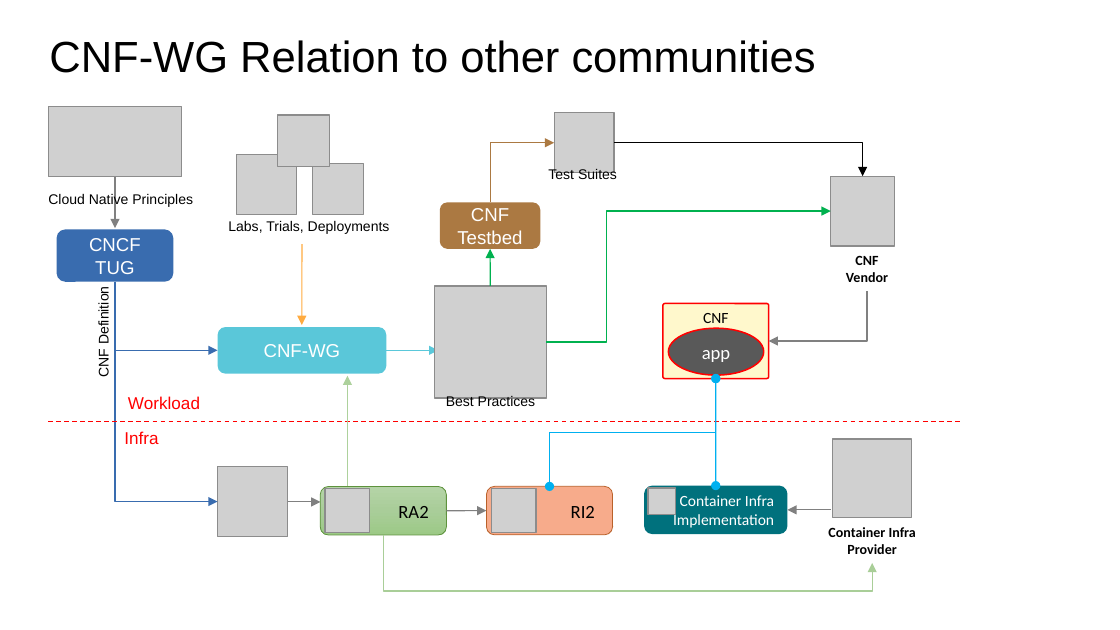
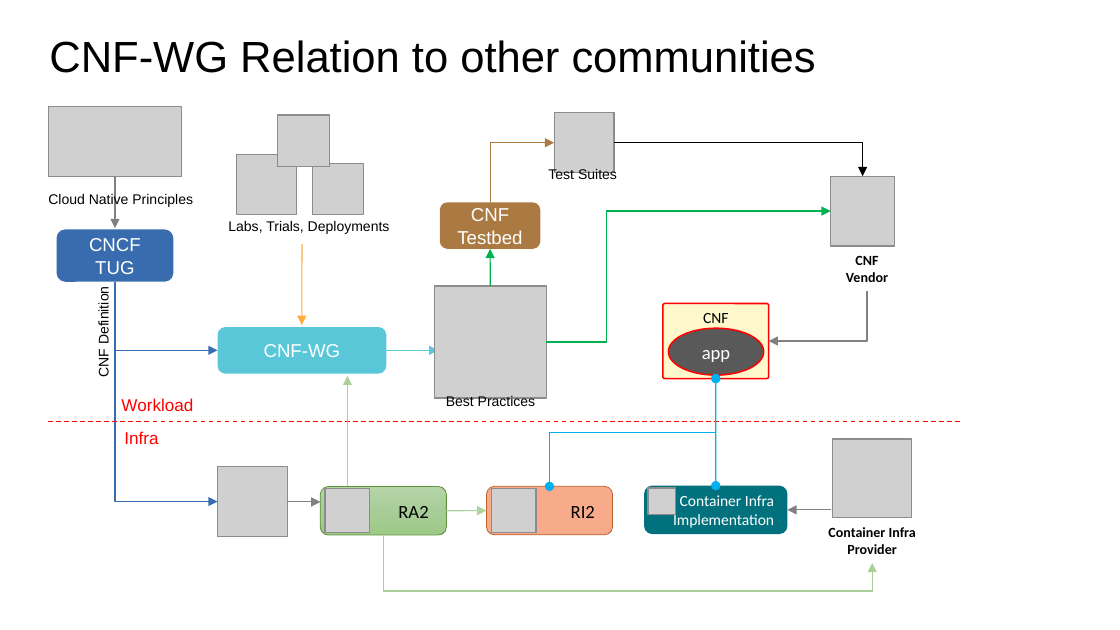
Before and after one commit to lfn-cnti/bestpractices, a slide deck: slide 1 of doc/figures/cnf-wg-relation.pptx. Drawn at 1120x630 pixels with LibreOffice and Linux fonts; fonts in the diff are those of the drawing; grey boxes stand for pictures. Boxes give left, top, right and bottom in pixels: in the first picture for what was removed or moved away, otherwise in the second. Text is boxed around its words. In the diff, an @@ line names an element or a change of style, - is before the commit and + after.

```diff
--- a/doc/figures/cnf-wg-relation.pptx
+++ b/doc/figures/cnf-wg-relation.pptx
@@ text "Workload": place and size @@
-text "Workload" at [128,396,200,409]
+text "Workload" at [121,398,193,411]
@@ arrow (447, 511) - (486, 511): stroke #808080 0.75 pt to #AFD29F 0.75 pt @@
```
Also in this commit, not shown: 2 other files.
